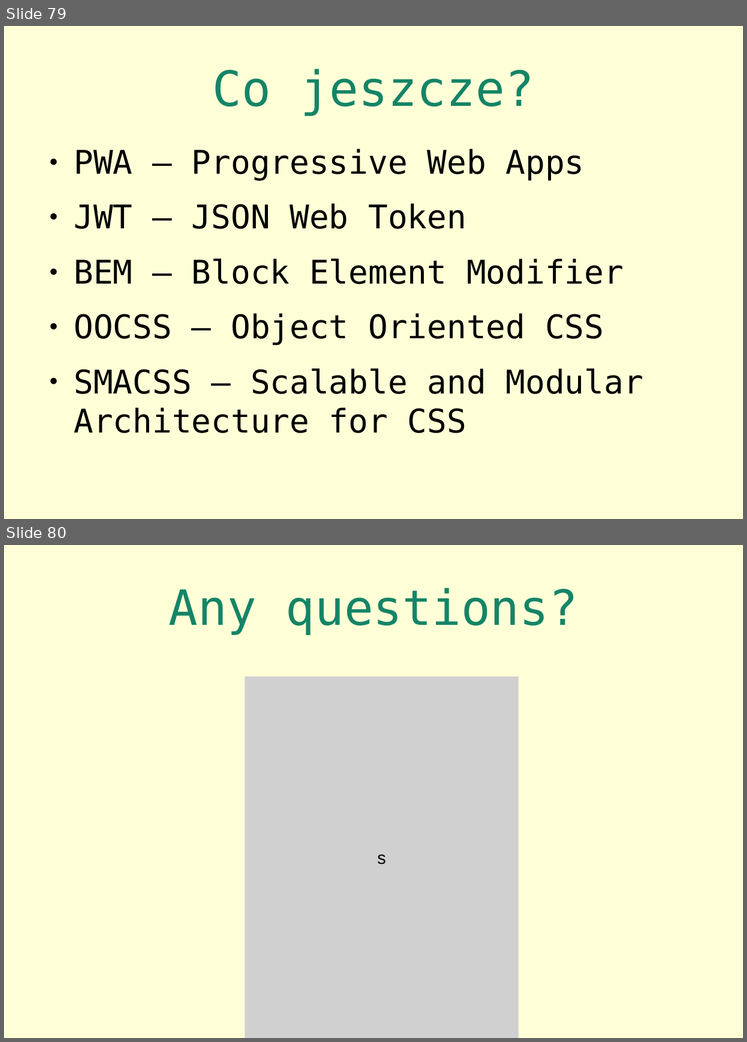
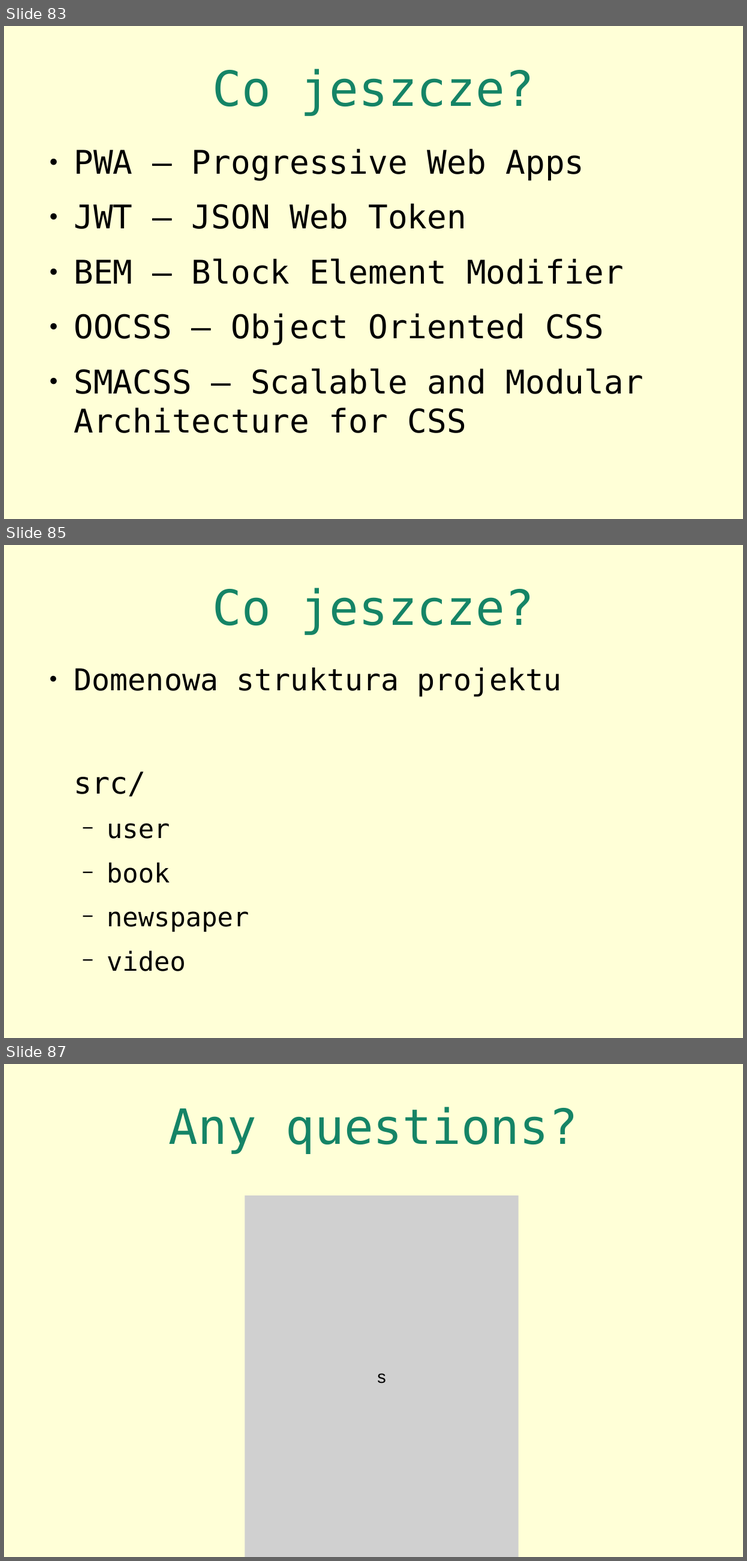
Before and after one commit to siciarek/react-for-oo-programmers, a slide deck: react.for.programmers.odp. Shown one above the other, each under a label of ours: slides 79 and 80 before the commit, slides 83, 85 and 87 after it; the slides between them are not shown. The pictures are 747x1042 and 747x1561 pixels, drawn with LibreOffice and Linux fonts; fonts in the diff are those of the drawing; grey boxes stand for pictures. Boxes give left, top, right and bottom in pixels: in the first picture for what was removed or moved away, otherwise in the second. Text is boxed around its words. In the diff, an @@ line names an element or a change of style, - is before the commit and + after.

```diff
--- a/react.for.programmers.odp
+++ b/react.for.programmers.odp
@@ slide 85 added at (x1=4, y1=545, x2=743, y2=1038), background #FFFFD7 @@
@@ title added at (x1=213, y1=588, x2=534, y2=635), 50.3 pt, text #158466 @@
+Co jeszcze?
@@ text added at (x1=74, y1=667, x2=562, y2=971), 31.1 pt, text #000000 @@
+● Domenowa struktura projektu
+src/
+  − user
+  − book
+  − newspaper
+  − video
@@ what was slide 79 is now slide 83 @@
@@ what was slide 80 is now slide 87 @@
```
Also in this commit, not shown: 6 other slides added.
